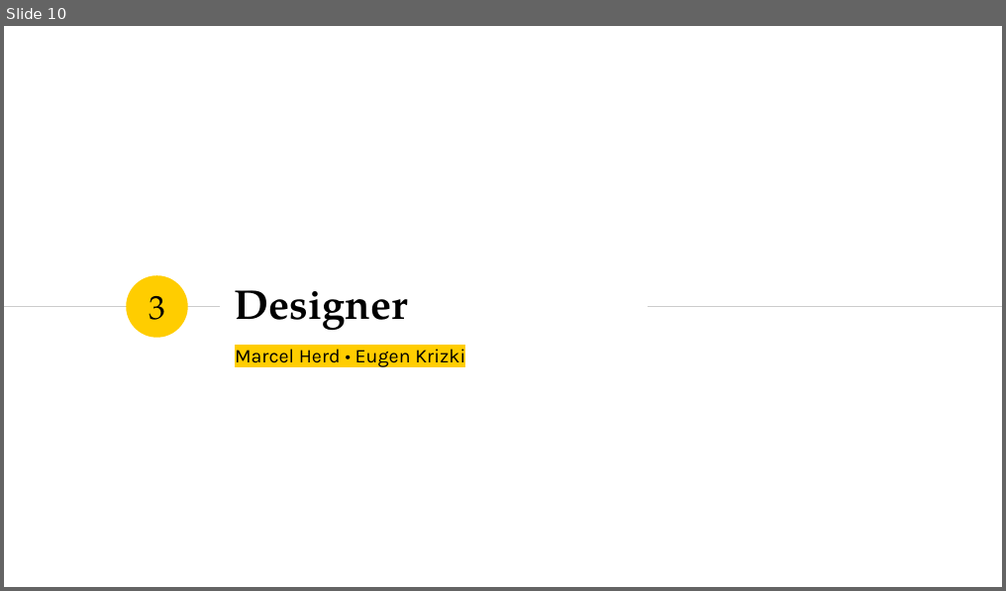
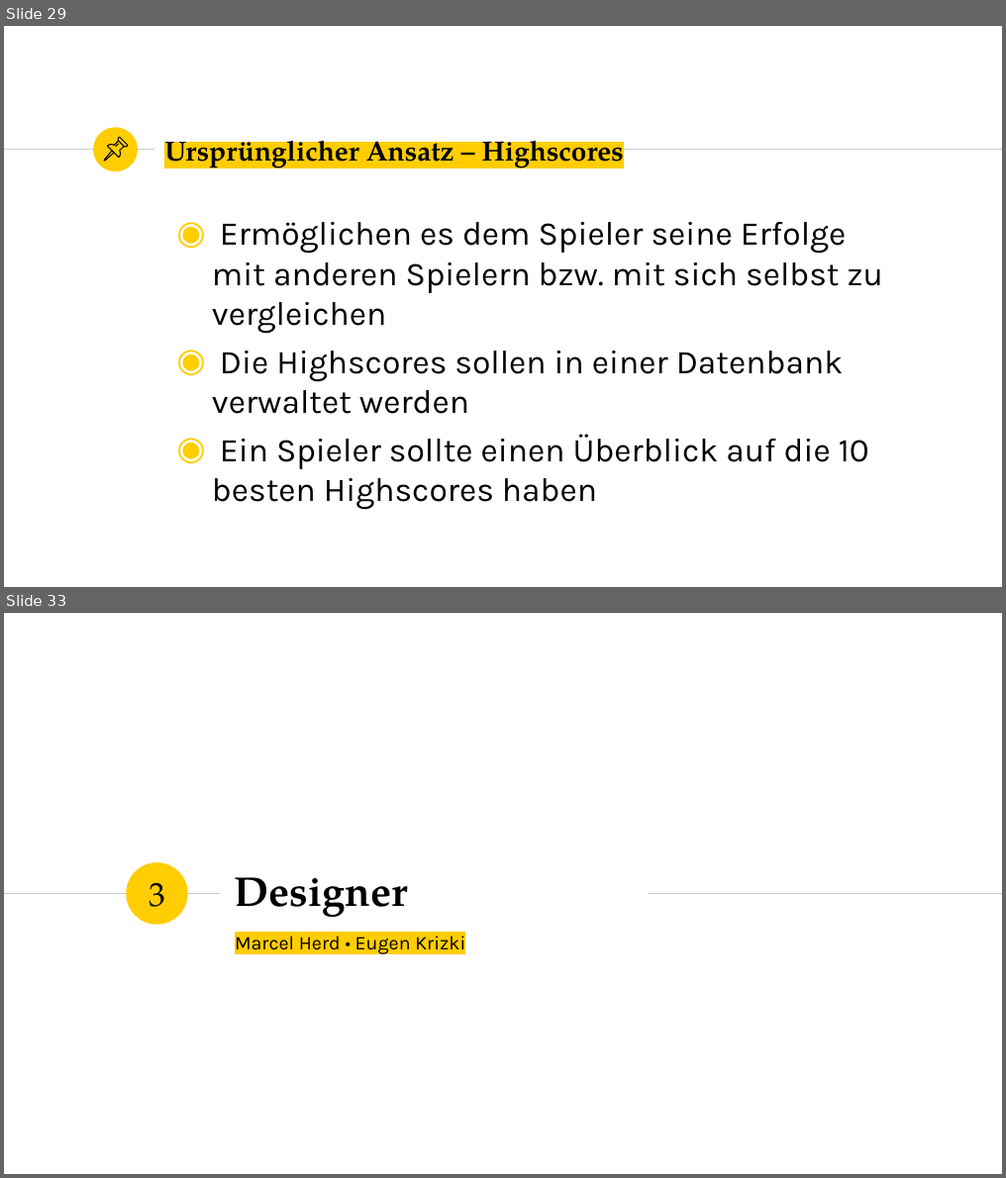
Before and after one commit to marcelherd/OOT-Projekt, a slide deck: Presentation/Presentation.pptx. Shown one above the other, each under a label of ours: slide 10 before the commit, slides 29 and 33 after it; the slides between them are not shown. The pictures are 1006x591 and 1006x1178 pixels, drawn with LibreOffice and Linux fonts; fonts in the diff are those of the drawing. Boxes give left, top, right and bottom in pixels: in the first picture for what was removed or moved away, otherwise in the second. Text is boxed around its words. In the diff, an @@ line names an element or a change of style, - is before the commit and + after.

```diff
--- a/Presentation/Presentation.pptx
+++ b/Presentation/Presentation.pptx
@@ slide 29 added at (4, 26, 1002, 587), background #FFFFFF @@
@@ ellipse added at (93, 128, 137, 172), fill #FFCD00 @@
@@ group added at (104, 138, 127, 161): 4 freeform shapes @@
@@ title added at (164, 132, 624, 172), 20 pt, text #000000, bold @@
+Ursprünglicher Ansatz – Highscores
@@ line added from (4, 150) to (153, 150), #CCCCCC 0.75 pt @@
@@ line added from (579, 150) to (1002, 150), #CCCCCC 0.75 pt @@
@@ text added at (212, 222, 883, 510), 24 pt, text #000000 @@
+◉ Ermöglichen es dem Spieler seine Erfolge mit anderen Spielern bzw. mit sich selbst zu vergleichen
+◉ Die Highscores sollen in einer Datenbank verwaltet werden
+◉ Ein Spieler sollte einen Überblick auf die 10 besten Highscores haben
@@ what was slide 10 is now slide 33 @@
```
Also in this commit, not shown: 22 other slides added.
